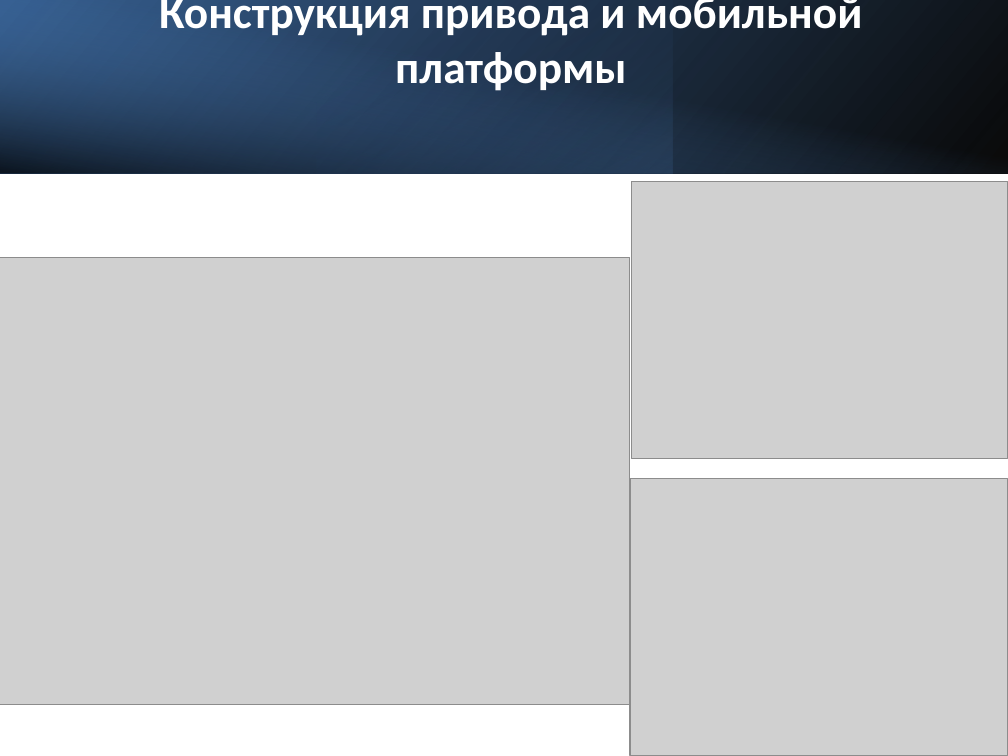
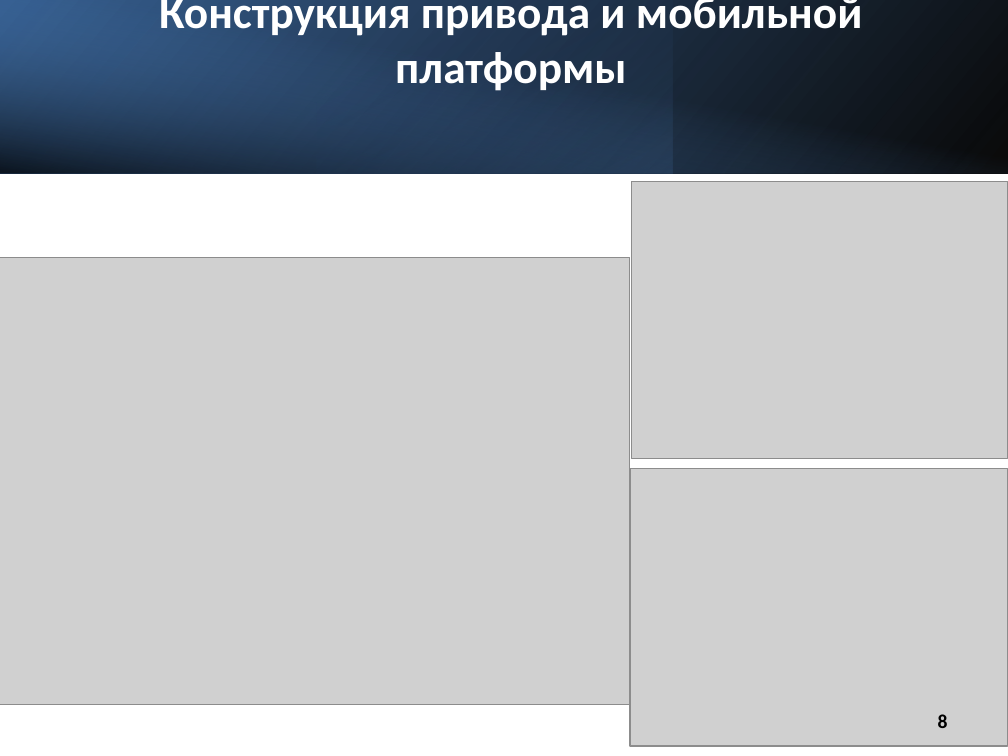
Before and after one commit to buigbvns/diplom, a slide deck: slide 8 of презентации/мобильная платформа.pptx. Drawn at 1008x756 pixels with LibreOffice and Linux fonts; fonts in the diff are those of the drawing; grey boxes stand for pictures. Boxes give left, top, right and bottom in pixels: in the first picture for what was removed or moved away, otherwise in the second. Text is boxed around its words. In the diff, an @@ line names an element or a change of style, - is before the commit and + after.

```diff
--- a/презентации/мобильная платформа.pptx
+++ b/презентации/мобильная платформа.pptx
@@ picture: place and size @@
-picture at <box>630,478,1008,756</box>
+picture at <box>630,469,1008,747</box>
@@ page number added at <box>938,714,948,728</box>, 14 pt, text #000000, bold @@
+8
```
Also in this commit, not shown: 9 other slides changed, 1 slide added, 1 slide removed, 3 other files.
